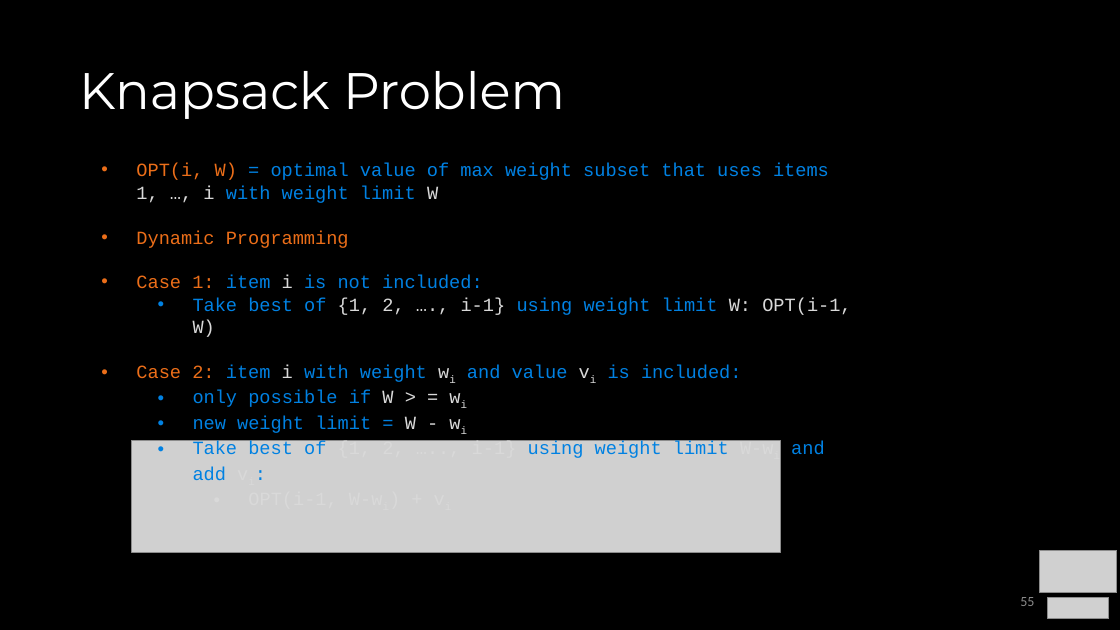
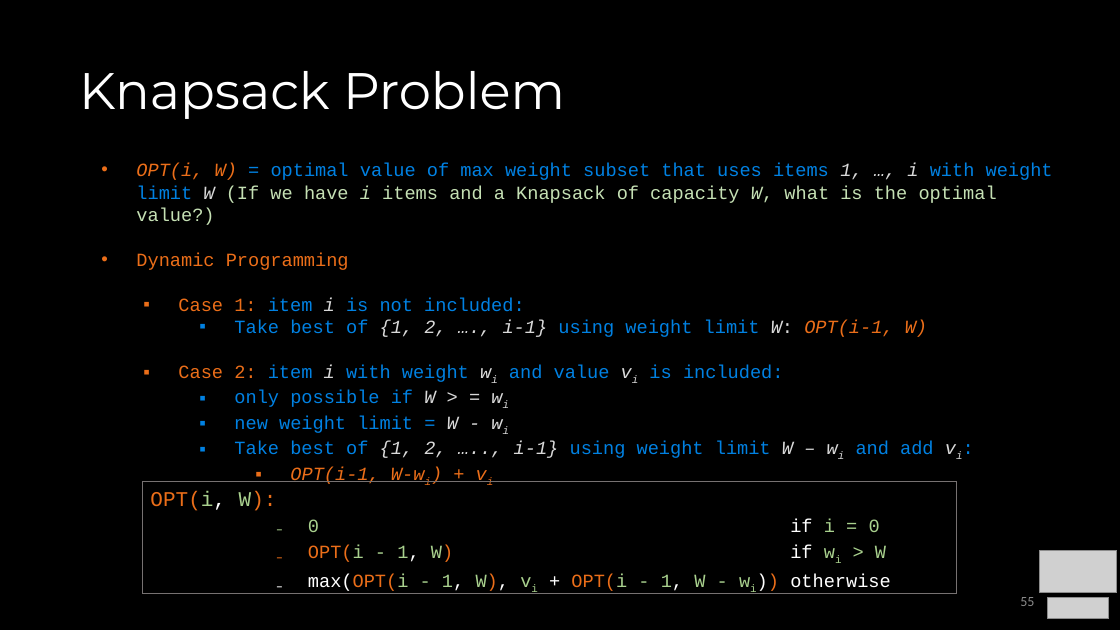
Before and after one commit to COP3530/Instructional-Content, a slide deck: slide 55 of Slides-PPT/9 - Algorithm Paradigms.pptx. Drawn at 1120x630 pixels with LibreOffice and Linux fonts; fonts in the diff are those of the drawing; grey boxes stand for pictures. Boxes give left, top, right and bottom in pixels: in the first picture for what was removed or moved away, otherwise in the second. Text is boxed around its words. In the diff, an @@ line names an element or a change of style, - is before the commit and + after.

```diff
--- a/Slides-PPT/9 - Algorithm Paradigms.pptx
+++ b/Slides-PPT/9 - Algorithm Paradigms.pptx
@@ text at <box>136,163,1053,225</box>: text changed; text colour #0081E2 to #C5E0B4 @@
-• OPT(i, W) = optimal value of max weight subset that uses items 1, …, i with weight limit W
+• OPT(i, W) = optimal value of max weight subset that uses items 1, …, i with weight limit W (If we have i items and a Knapsack of capacity W, what is the optimal value?)
@@ text at <box>178,298,963,459</box>: italic on in "i", "{1, 2, …., i-1} W: OPT(i-1, W)", "i wi vi", "W > = wi" and 2 more places; text colour #D9D9D9 to #EB6E19 in "OPT(i-1, W)", "OPT(i-1, W-wi) + vi"; bullet • to ▪; list level 1 to 2 in "Case 1: item i is ..."; list level 2 to 3 in "Take best of {1, 2, ..."; list level 1 to 2 in "Case 2: item i with ..."; list level 2 to 3 in "only possible if W > ..."; list level 2 to 3 in "new weight limit = W ..."; list level 3 to 4 in "OPT(i-1, W-wi) + vi" @@
@@ picture removed at <box>132,440,781,552</box> @@
@@ text at <box>234,441,934,458</box>: text changed @@
-  • Take best of {1, 2, ….., i-1} using weight limit W-wi and add vi:
+    ▪ Take best of {1, 2, ….., i-1} using weight limit W – wi and add vi:
@@ rectangle added at <box>142,481,956,594</box>, outline #767171 0.75 pt, 16 pt, text #A9D18E @@
+OPT(i, W):
+      ₋ 0 if i = 0
+      ₋ OPT(i - 1, W) if wi > W
+      ₋ max(OPT(i - 1, W), vi + OPT(i - 1, W - wi)) otherwise
```
Also in this commit, not shown: 10 other slides changed, 1 other file.
